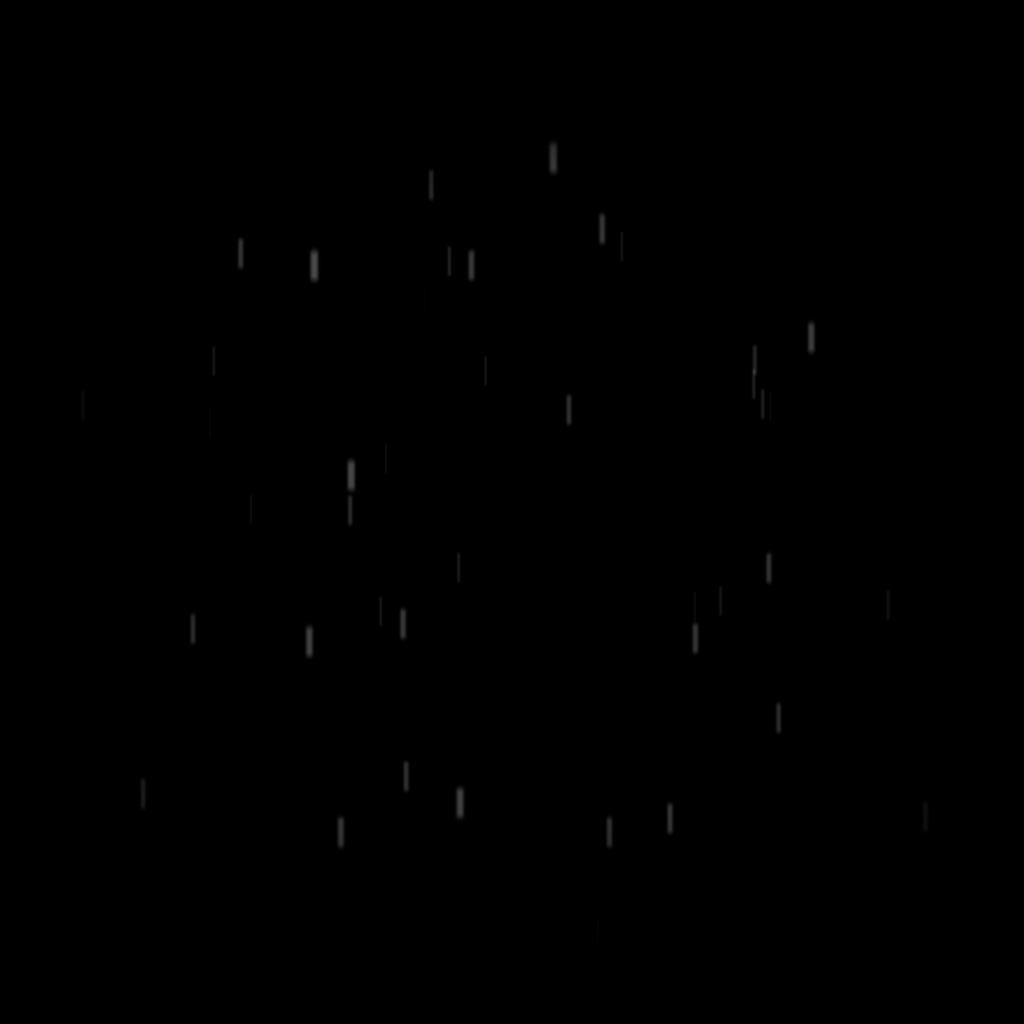
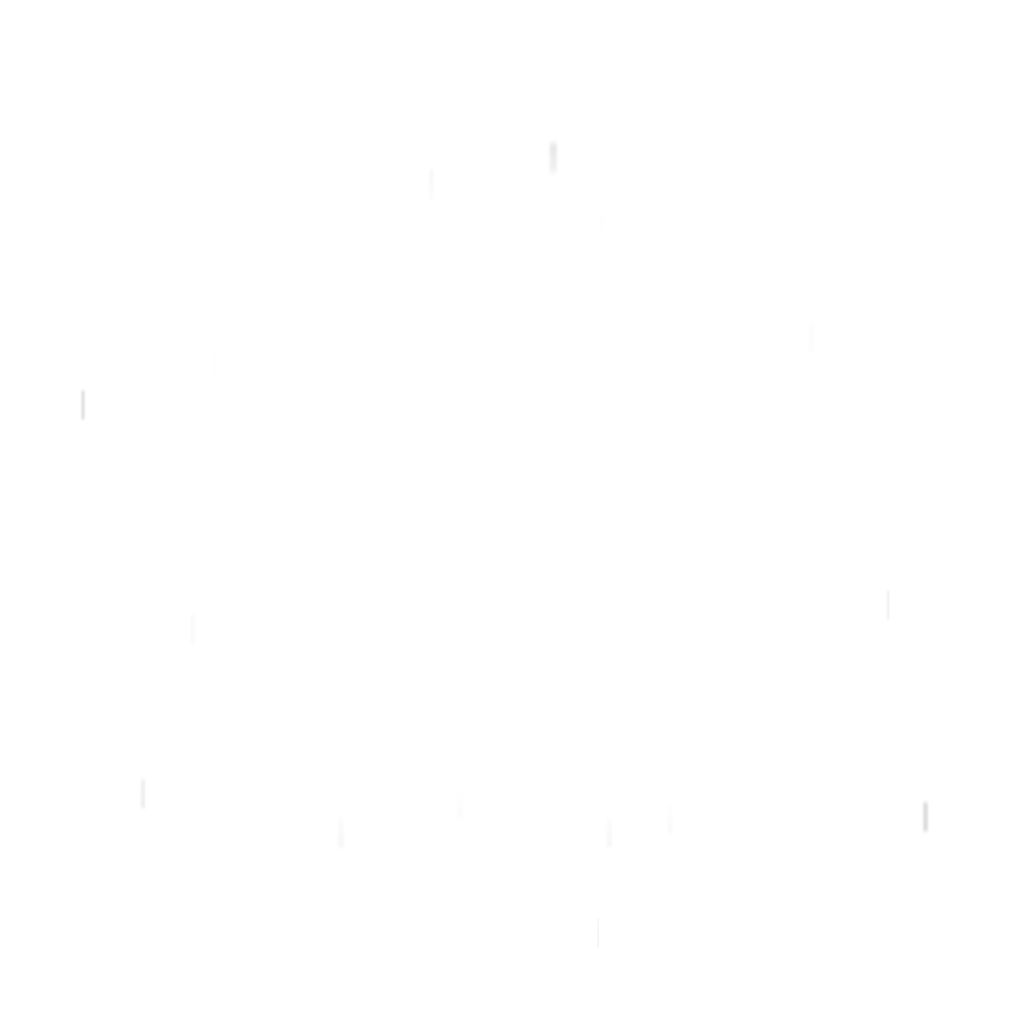
Layered file, before and after one edit (1024x1024). Changes by layer:
hid "Background" over bbox(0, 0, 1024, 1024)
